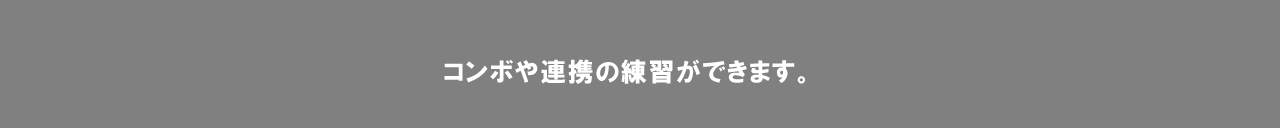
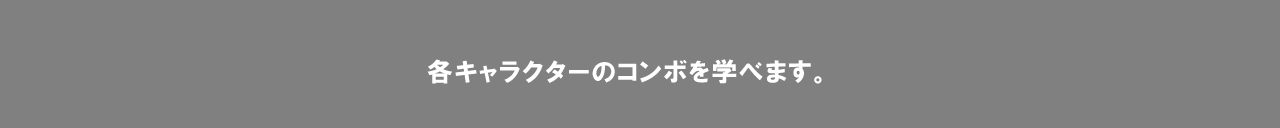
Comparing the layer stacks of the two 1280 × 128 images. Changes:
hid "コンボや連携の練習ができます。" over (444, 59, 805, 84)
added layer "各キャラクターのコンボを学べます。" above "対戦をはじめます。" over (427, 59, 822, 84)
